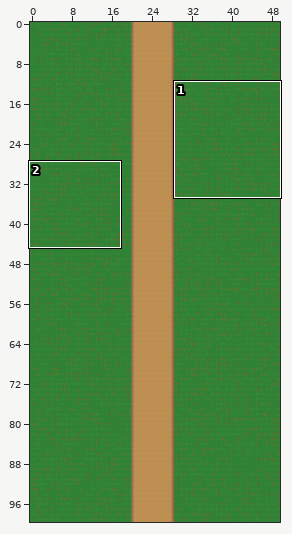
Tiled map, stored at Assets/Tilemaps/Scene 1 Road.tmx. The picture above shows the old version from afar; the outline marks the close-up.
Close-up. Earlier state:
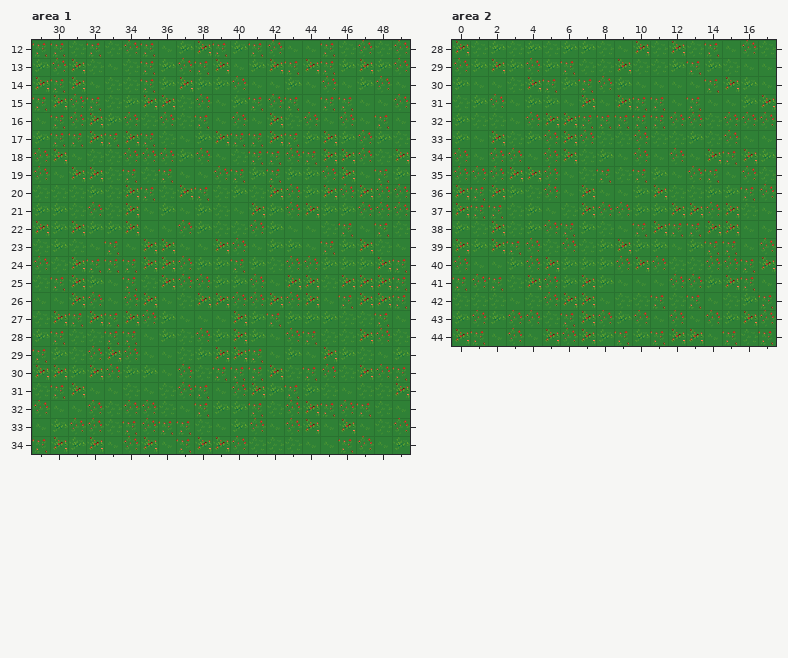
Cells are 32x32 px. Shown: area 1 x 29..49, y 12..34; area 2 x 0..17, y 28..44. The commit also changed other parts of the map, which this record leaves out.
Now the later version:
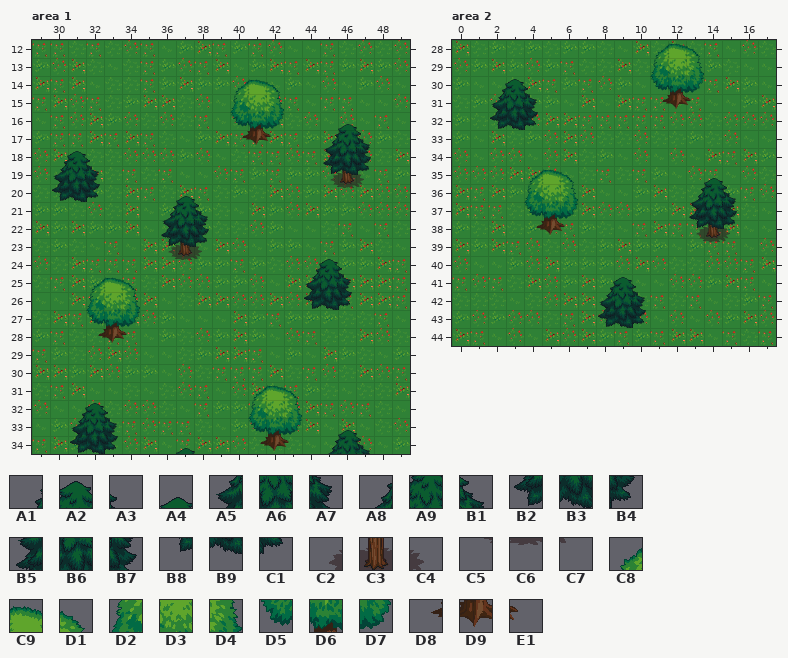
Key: from "terrain_atlas": A1 504, A2 505, A3 506, A4 508, A5 536, A6 537, A7 538, A8 539, A9 540, B1 541, B2 568, B3 569, B4 570, B5 571, B6 572, B7 573, B8 603, B9 604, C1 605, C2 636, C3 637, C4 638, C5 668, C6 669, C7 670, C8 925, C9 926, D1 927, D2 957, D3 958, D4 959, D5 989, D6 990, D7 991, D8 1021, D9 1022, E1 1023.
__ is an empty cell.
Tiles of an added or newly shown layer are drawn over the layers below it.
The edit:
Changed rows in their new state; .. is an unchanged cell.
Layer "TreeStumps" (added), area 1:
first column x 36:
19 .. .. .. .. .. .. .. .. .. C2 C3 C4
20 .. .. .. .. .. .. .. .. .. C5 C6 C7
23 C2 C3 C4 .. .. .. .. .. .. .. .. ..
24 C5 C6 C7 .. .. .. .. .. .. .. .. ..
Layer "Trees" (added), area 1:
first column x 30:
14 .. .. .. .. .. .. .. .. .. .. C8 C9 D1 .. .. .. .. ..
15 .. .. .. .. .. .. .. .. .. .. D2 D3 D4 .. .. .. .. ..
16 .. .. .. .. .. .. .. .. .. .. D5 D6 D7 .. .. .. A4 ..
17 .. .. .. .. .. .. .. .. .. .. D8 D9 E1 .. .. A8 A9 B1
18 A1 A2 A3 .. .. .. .. .. .. .. .. .. .. .. .. B5 B6 B7
19 A5 A6 A7 .. .. .. .. .. .. .. .. .. .. .. .. B8 B9 C1
20 B2 B3 B4 .. .. .. .. A4 .. .. .. .. .. .. .. .. .. ..
21 .. .. .. .. .. .. A8 A9 B1 .. .. .. .. .. .. .. .. ..
22 .. .. .. .. .. .. B5 B6 B7 .. .. .. .. .. .. .. .. ..
23 .. .. .. .. .. .. B8 B9 C1 .. .. .. .. .. .. .. .. ..
24 .. .. .. .. .. .. .. .. .. .. .. .. .. .. A1 A2 A3 ..
25 .. .. C8 C9 D1 .. .. .. .. .. .. .. .. .. A5 A6 A7 ..
26 .. .. D2 D3 D4 .. .. .. .. .. .. .. .. .. B2 B3 B4 ..
27 .. .. D5 D6 D7 .. .. .. .. .. .. .. .. .. .. .. .. ..
28 .. .. D8 D9 E1 .. .. .. .. .. .. .. .. .. .. .. .. ..
31 .. .. .. .. .. .. .. .. .. .. .. C8 C9 D1 .. .. .. ..
32 .. A1 A2 A3 .. .. .. .. .. .. .. D2 D3 D4 .. .. .. ..
33 .. A5 A6 A7 .. .. .. .. .. .. .. D5 D6 D7 .. .. A4 ..
34 .. B2 B3 B4 .. .. .. A4 .. .. .. D8 D9 E1 .. A8 A9 B1
Layer "TreeStumps" (added), area 2:
first column x 13:
38 C2 C3 C4
39 C5 C6 C7
Layer "Trees" (added), area 2:
first column x 2:
28 .. .. .. .. .. .. .. .. .. C8 C9 D1 .. ..
29 .. .. .. .. .. .. .. .. .. D2 D3 D4 .. ..
30 A1 A2 A3 .. .. .. .. .. .. D5 D6 D7 .. ..
31 A5 A6 A7 .. .. .. .. .. .. D8 D9 E1 .. ..
32 B2 B3 B4 .. .. .. .. .. .. .. .. .. .. ..
35 .. .. C8 C9 D1 .. .. .. .. .. .. .. A4 ..
36 .. .. D2 D3 D4 .. .. .. .. .. .. A8 A9 B1
37 .. .. D5 D6 D7 .. .. .. .. .. .. B5 B6 B7
38 .. .. D8 D9 E1 .. .. .. .. .. .. B8 B9 C1
41 .. .. .. .. .. .. A1 A2 A3 .. .. .. .. ..
42 .. .. .. .. .. .. A5 A6 A7 .. .. .. .. ..
43 .. .. .. .. .. .. B2 B3 B4 .. .. .. .. ..
